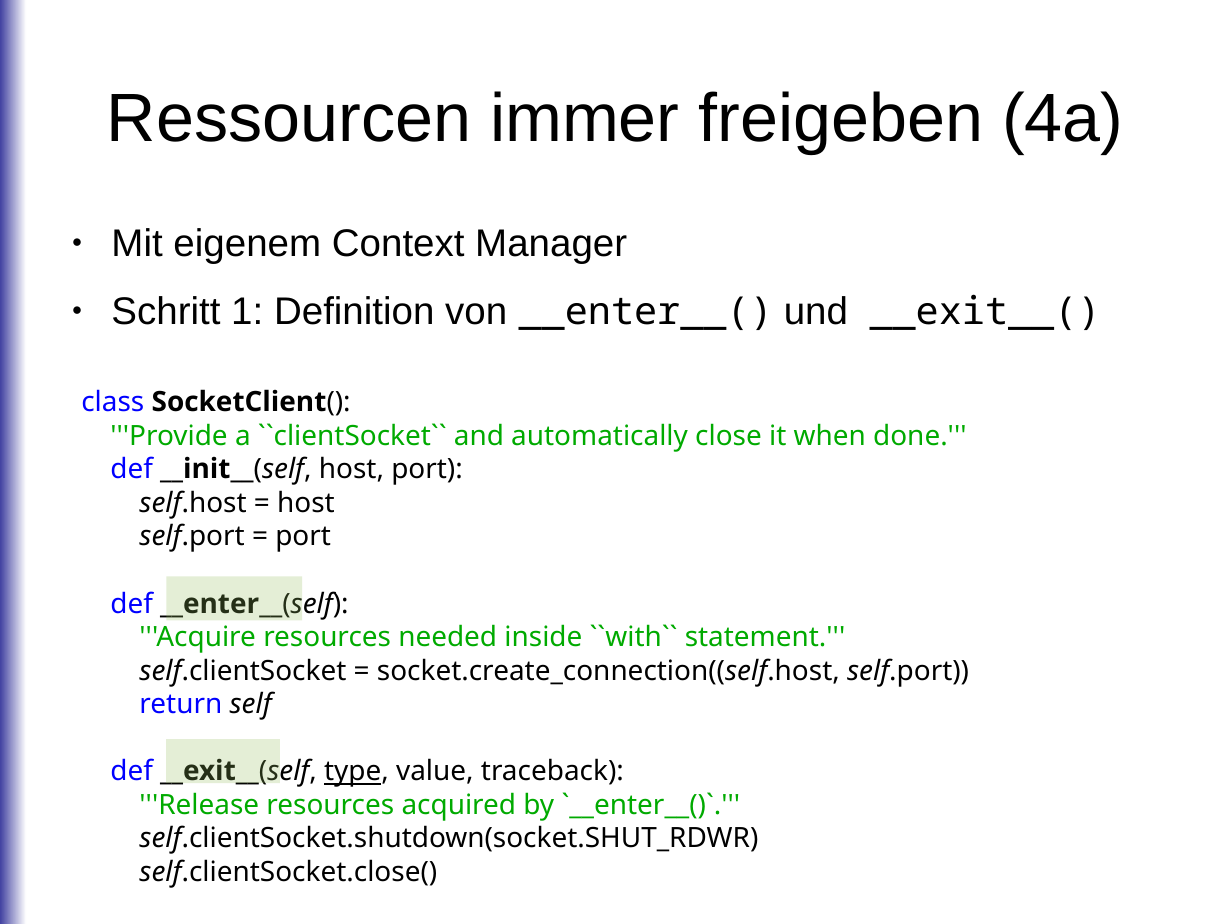
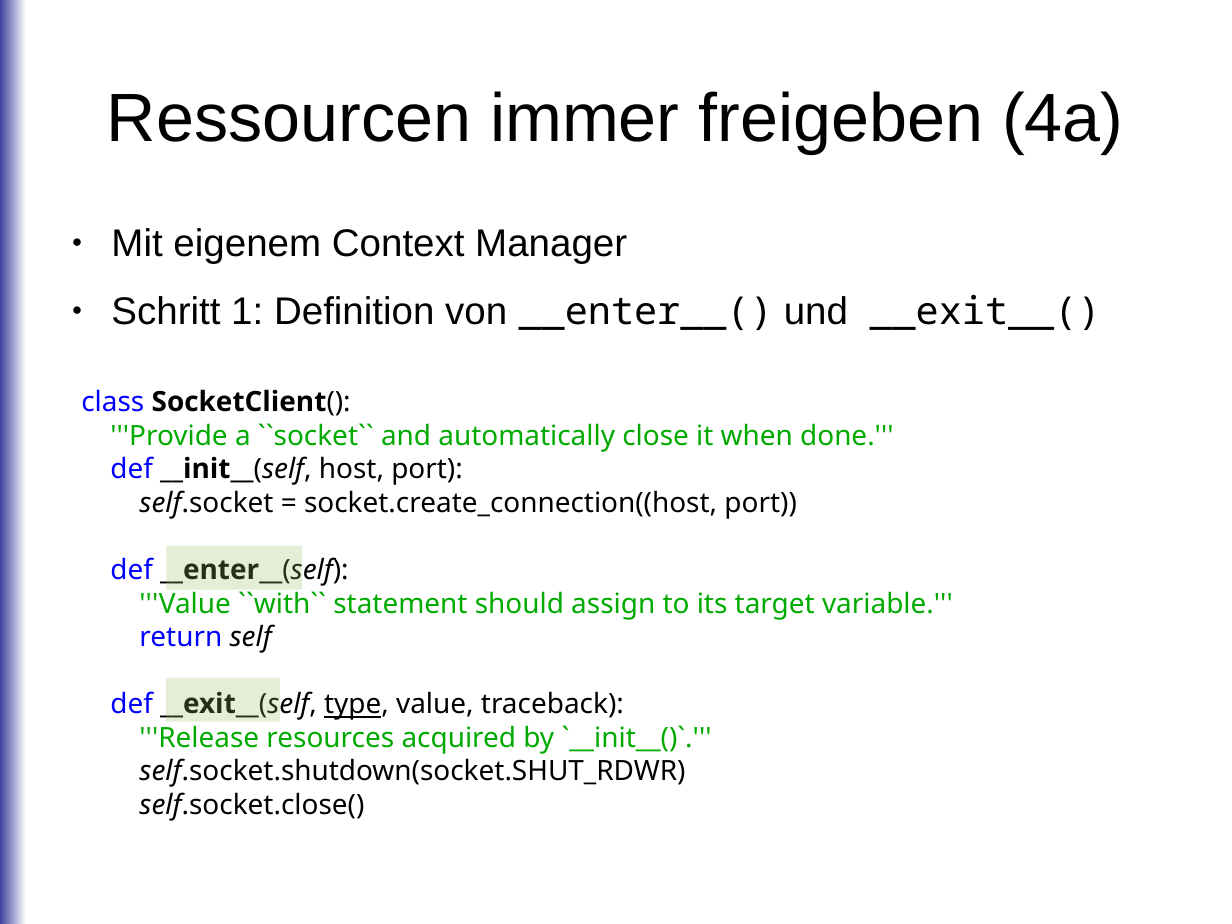
Before and after one commit to roskakori/talks, a slide deck: slide 15 of pygraz/errorhandling/Loesunsorientierte Fehlerbehandlung in Python.odp. Drawn at 1232x924 pixels with LibreOffice and Linux fonts; fonts in the diff are those of the drawing. Boxes give left, top, right and bottom in pixels: in the first picture for what was removed or moved away, otherwise in the second. Text is boxed around its words. In the diff, an @@ line names an element or a change of style, - is before the commit and + after.

```diff
--- a/pygraz/errorhandling/Loesunsorientierte Fehlerbehandlung in Python.odp
+++ b/pygraz/errorhandling/Loesunsorientierte Fehlerbehandlung in Python.odp
@@ text at [110,423,893,452]: text changed @@
-'''Provide a ``clientSocket`` and automatically close it when done.'''
+'''Provide a ``socket`` and automatically close it when done.'''
@@ text at [139,490,796,519]: text changed @@
-self.host = host
-self.port = port
+self.socket = socket.create_connection((host, port))
@@ rectangle: place and size @@
-rectangle at [167,577,302,620]
+rectangle at [167,546,302,589]
@@ text at [139,586,953,620]: text changed; text colour #000000 to #00AA00 @@
-'''Acquire resources needed inside ``with`` statement.'''
-self.clientSocket = socket.create_connection((self.host, self.port))
+'''Value ``with`` statement should assign to its target variable.'''
@@ rectangle: place and size @@
-rectangle at [167,739,281,783]
+rectangle at [167,677,281,721]
@@ text at [139,720,712,821]: text changed @@
-'''Release resources acquired by `__enter__()`.'''
-self.clientSocket.shutdown(socket.SHUT_RDWR)
-self.clientSocket.close()
+'''Release resources acquired by `__init__()`.'''
+self.socket.shutdown(socket.SHUT_RDWR)
+self.socket.close()
```
Also in this commit, not shown: 13 other slides changed, 2 slides added, 3 other files.
